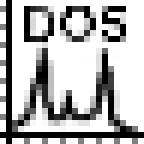
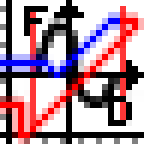
Revision of a layered 144×144 image; what changed, layer by layer:
added layer "FD" above "text ascii" over left=0, top=0, right=144, bottom=144
hid "DOS" over left=0, top=6, right=138, bottom=144
showed "Cut curve", painted on it over left=0, top=6, right=144, bottom=126
